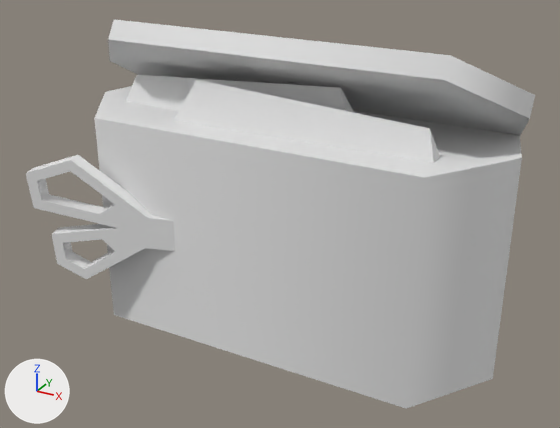
One commit to the Blender file Assets/Blends/pickup-medkit-medium.blend: the scene before it, then after it.
Rendered twice from a camera (50 mm lens) standing at (0.356, -0.694, 0.327) and looking at (-0.01, -0.028, -0.006). Every picture has the same lights, and +X, +Y and +Z are marked at lower left.

Objects in the first picture: 'pickup-medkit-medium'.
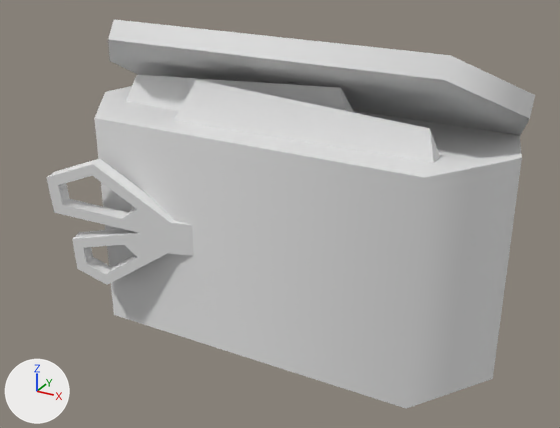
Location of each change, (x1, y1, x2, y2) in pixels of the pictures (560 x 428 px; the box of a moved part takes in the faces that stretch with it):
'pickup-medkit-medium', reshaped
    before: (26, 20, 535, 409)
    after: (46, 20, 535, 409)
part 1 of me_pickup_medkit_medium, moved or reshaped
    before: (26, 155, 175, 279)
    after: (46, 159, 194, 285)

Diff of the bpy script that builds the scene:
```diff
--- a/Assets/Blends/pickup-medkit-medium.blend.py
+++ b/Assets/Blends/pickup-medkit-medium.blend.py
@@ me_pickup_medkit_medium @@
 me_pickup_medkit_medium.from_pydata(...)  # 126 vertices, 110 faces; spans x -0.237..0.233, y -0.131..0.192, z -0.154..0.166
 # used by ob_pickup_medkit_medium; location = (0.0, 0.0, 0.0); rotation_euler = (1.571, 0.0, 0.0), in degrees (90, 0, 0)
+# me_pickup_medkit_medium part 1: the loose piece of 42 vertices spanning x -0.237..-0.077, y -0.072..0.063, z 0.101..0.166 is moved by (0.027, 0.0, -0.001)
 me_pickup_medkit_medium.materials.append(mat_material)
```
